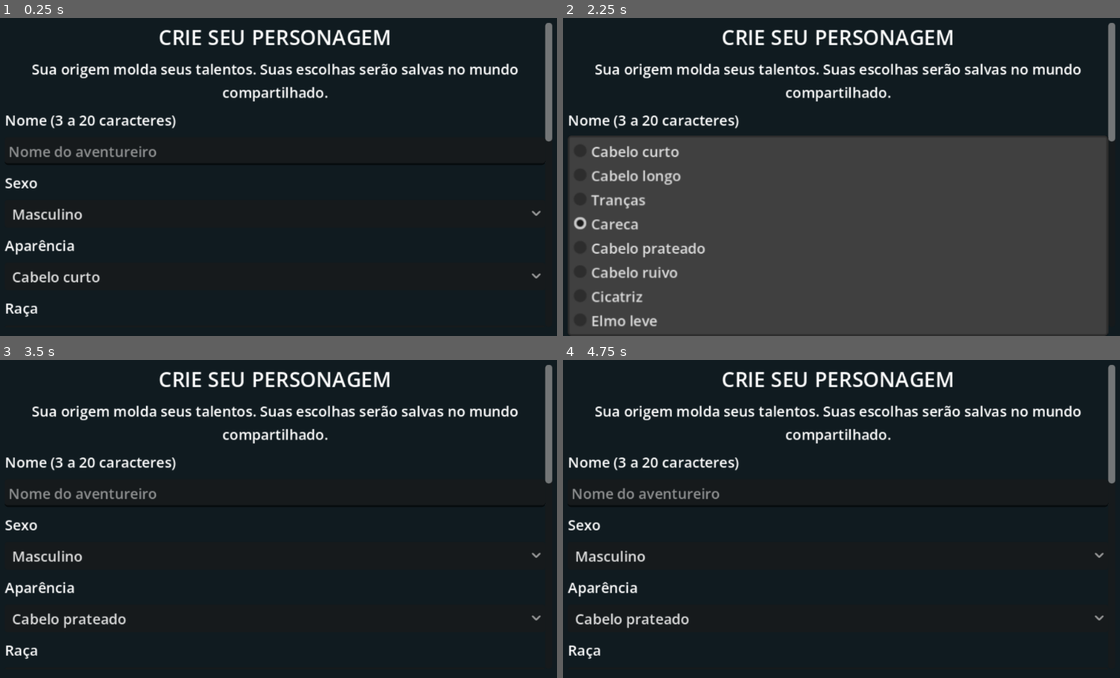
Above: before the commit, frames 1-4 (two rows, left to right).
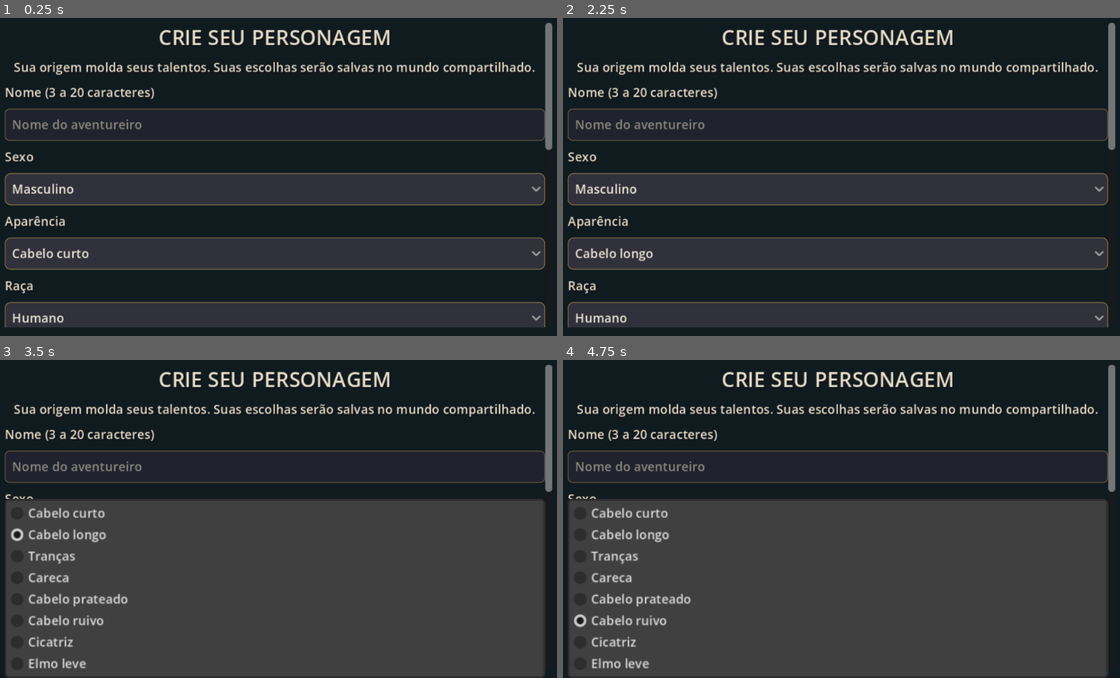
Above: after the commit, the same moments.

Repository: felipeaguiar2345678-a11y/Ascens-o-RPG-multijogador
Game: Godot game, scene res://scenes/criacao_personagem.tscn
The game is run twice, just before and just after one commit, with the same random seed, the same clock (stepped at 60 frames per second) and the same inputs. This scene is started directly instead of the project's main scene.
Inputs (mouse positions are in pixels of both pictures, inside the frame that each line leads up to):
- Up to frame 1 (0.25 s): no input
- Up to frame 2 (2.25 s): click "Cabelo curto" at 0.5 s; click "Masculino" at 1.25 s; click (835, 275) at 2 s, where only the run before the commit has a clickable "Careca"
- Up to frame 3 (3.5 s): click (272, 595) at 2.75 s, where only the run after the commit has a clickable "Cabelo longo"
- Up to frame 4 (4.75 s): click (835, 617) at 3.5 s, where only the run before the commit has a clickable "Cabelo prateado"; click (835, 595) at 4.25 s, where only the run after the commit has a clickable "Cabelo ruivo"

The runs differ from the first frame. In frame 1, 35% of the frame differs, in the area x 0-100%, y 3-98%; in frame 2, 40%; in frame 3, 60%; in frame 4, 60%, in the area x 0-100%, y 3-100%.

Commit message:
Aplicar tema visual unificado de fantasia à interface

Diff:
--- a/godot/scripts/criacao_personagem.gd
+++ b/godot/scripts/criacao_personagem.gd
@@ -1,4 +1,6 @@
 extends Control
+
+const TEMA_VISUAL = preload("res://scripts/tema_visual.gd")
 
 const CATALOGO = preload("res://scripts/catalogo_criacao_personagem.gd")
 var campo_nome: LineEdit
@@ -21,6 +23,7 @@
 		_ao_receber_perfil(perfil)
 
 func _montar_interface() -> void:
+	TEMA_VISUAL.aplicar(self)
 	var fundo := ColorRect.new()
 	fundo.color = Color("#101b20")
 	fundo.set_anchors_and_offsets_preset(Control.PRESET_FULL_RECT)
